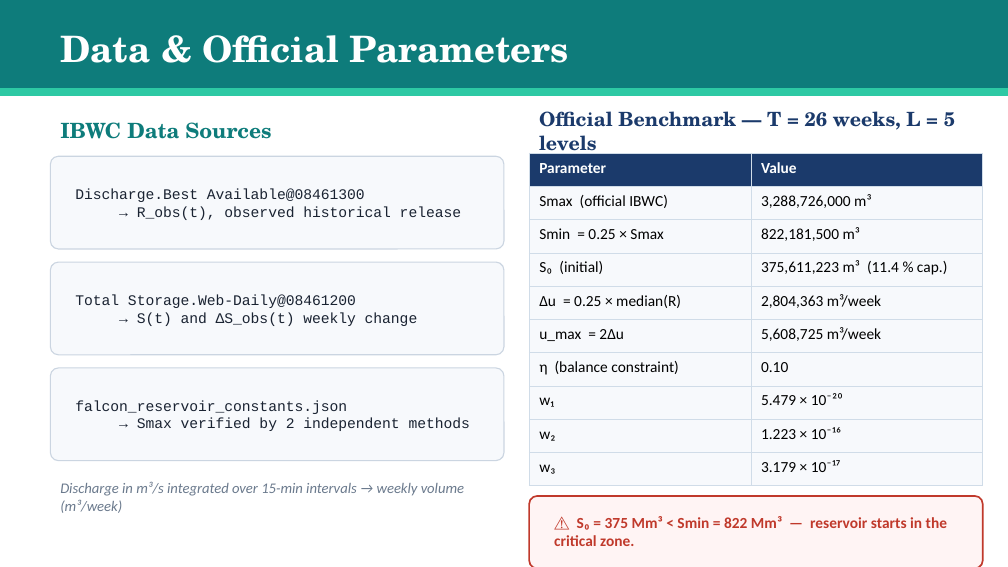
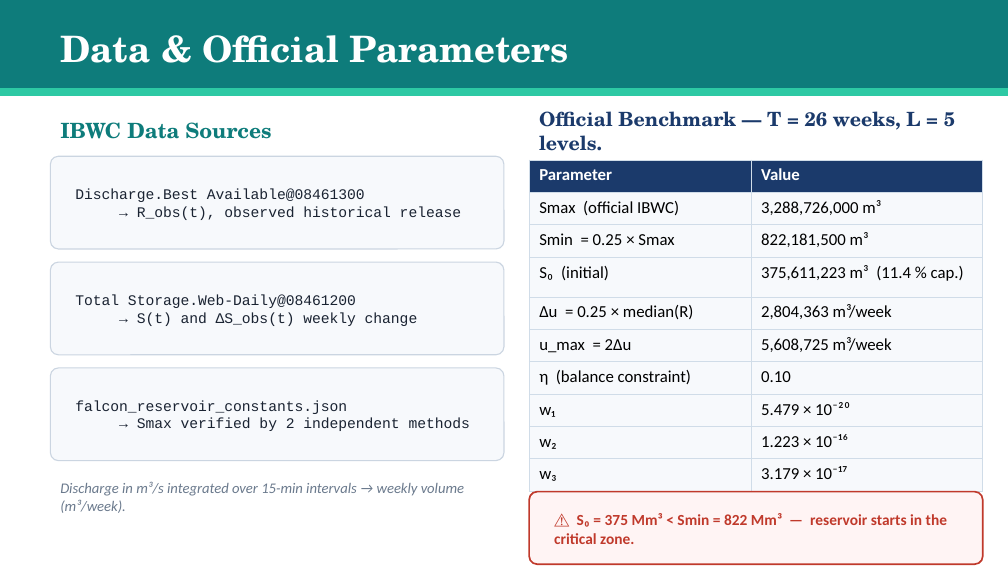
Before and after one commit to Hackathon-Puebla-2026/Equipo_04, a slide deck: slide 3 of Equipo04_FalconChallenge.pptx. Drawn at 1008x567 pixels with LibreOffice and Linux fonts; fonts in the diff are those of the drawing. Boxes give left, top, right and bottom in pixels: in the first picture for what was removed or moved away, otherwise in the second. Text is boxed around its words. In the diff, an @@ line names an element or a change of style, - is before the commit and + after.

```diff
--- a/Equipo04_FalconChallenge.pptx
+++ b/Equipo04_FalconChallenge.pptx
@@ text at (539, 111, 955, 151): text changed @@
-Official Benchmark — T = 26 weeks, L = 5 levels
+Official Benchmark — T = 26 weeks, L = 5 levels.
@@ table at (529, 160, 983, 492) @@
@@ size 11 to 12 pt @@
@@ table: place and size @@
-table at (529, 153, 983, 486)
+table at (529, 160, 983, 492)
@@ text at (60, 482, 464, 513): text changed @@
-Discharge in m³/s integrated over 15-min intervals → weekly volume (m³/week)
+Discharge in m³/s integrated over 15-min intervals → weekly volume (m³/week).
@@ rounded rectangle: place and size @@
-rounded rectangle at (529, 496, 983, 567)
+rounded rectangle at (529, 492, 983, 564)
```
Also in this commit, not shown: 5 other slides changed, 1 slide added.
